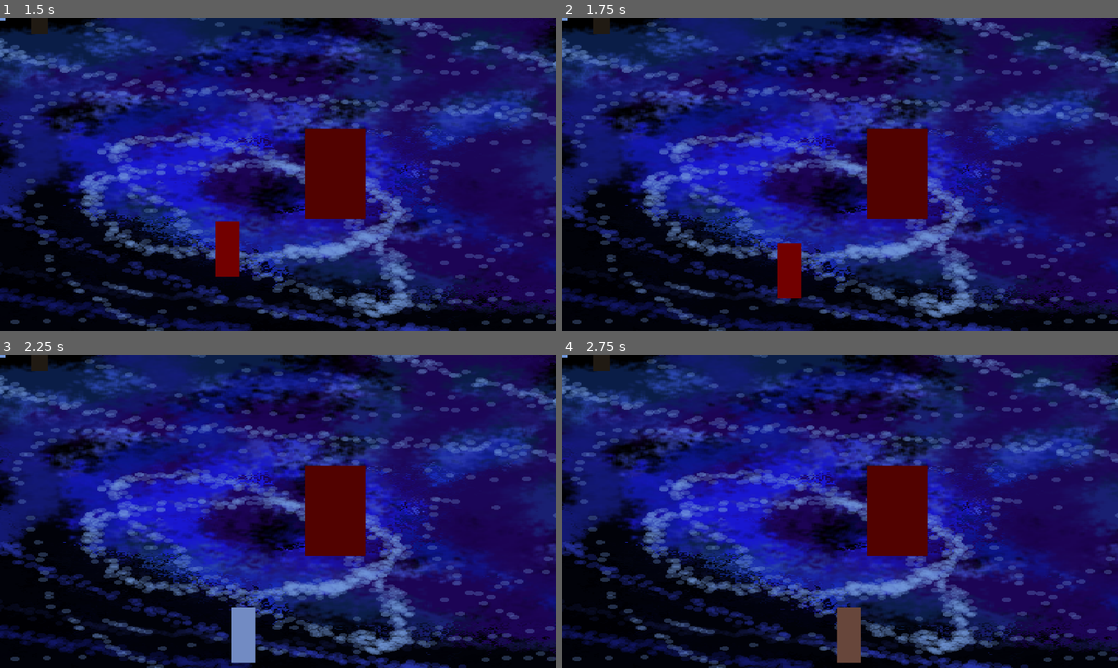
Above: before the commit, frames 1-4 (two rows, left to right).
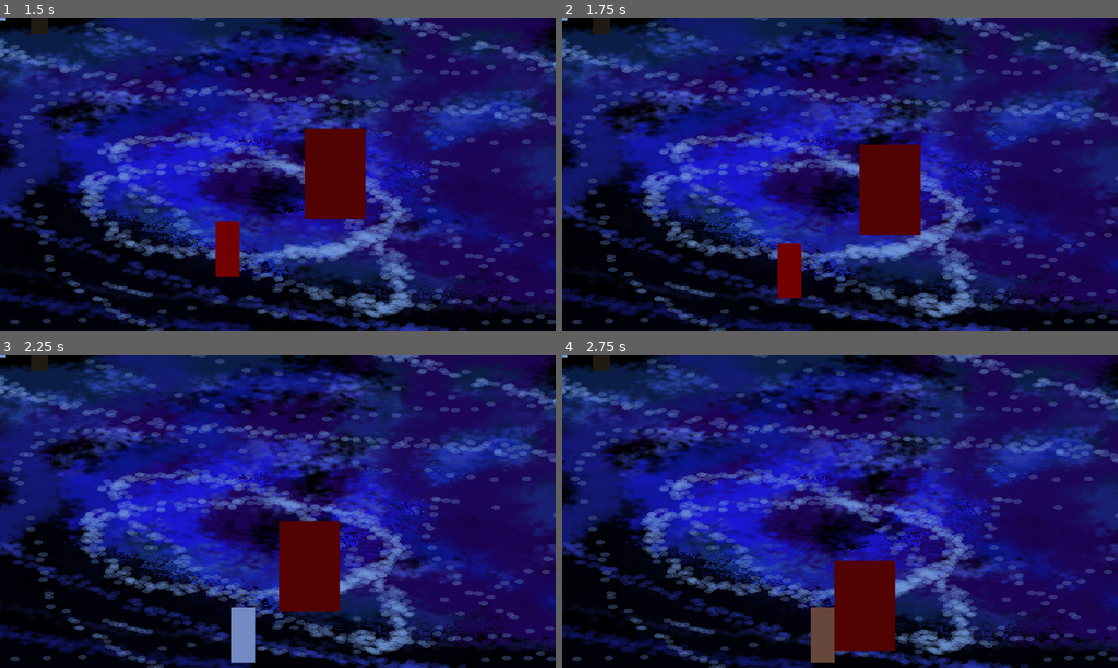
Above: after the commit, the same moments.

Repository: Lacottick/CtrlLacoJAM
Game: Godot game, scene res://scenes/levels/test_level.tscn
The game is run twice, just before and just after one commit, with the same random seed, the same clock (stepped at 60 frames per second) and the same inputs.
Inputs:
- Up to frame 1 (1.5 s): tap Enter at 0.5 s; hold D (right) 0.53-1.28 s; tap F (attack) at 0.6 s; hold S (down) from 1.28 s (still down); tap E (interact) at 1.35 s
- Up to frame 2 (1.75 s): keep holding S (down)
- Up to frame 3 (2.25 s): release S (down) at 2.03 s; hold D (right) from 2.03 s (still down); tap R (special) at 2.1 s
- Up to frame 4 (2.75 s): keep holding D (right)

Frame 1 is identical in both runs. In frame 2, 1.8% of the frame differs, in the area x 53-66%, y 35-70%; in frame 3, 4.9%; in frame 4, 7.2%, in the area x 44-66%, y 35-99%.

Commit message:
Maquina de Estados básica

Diff:
--- /dev/null
+++ b/actors/enemy/base_enemy.gd
@@ -0,0 +1,44 @@
+extends CharacterBody2D
+
+enum States {
+	Idle,
+	Move,
+}
+
+@onready var movement: MovementController = $MovementController
+@onready var idle_timer: Timer = $Timers/IdleTimer
+@onready var move_timer: Timer = $Timers/MoveTimer
+
+@export var min_idle_time: float = 1.0
+@export var max_idle_time: float = 3.0
+@export var min_move_time: float = 1.5
+@export var max_move_time: float = 4.0
+
+var current_state: States = States.Idle
+
+func _ready() -> void:
+	set_state(States.Idle)
+
+func set_state(new_state: States) -> void:
+	current_state = new_state
+	match current_state:
+		States.Idle:
+			movement.set_direction(Vector2.ZERO)
+			idle_timer.start(randf_range(min_idle_time, max_idle_time))
+			print("Inimigo: Parado")
+
+		States.Move:
+			var random_dir = get_random_direction()
+			movement.set_direction(random_dir)
+			move_timer.start(randf_range(min_move_time, max_move_time))
+			print("Inimigo: Movendo para ", random_dir)
+
+func get_random_direction() -> Vector2:
+	return Vector2(randf_range(-1, 1), randf_range(-1, 1)).normalized()
+
+func _on_idle_timer_timeout() -> void:
+	set_state(States.Move)
+
+
+func _on_move_timer_timeout() -> void:
+	set_state(States.Idle)
--- a/actors/enemy/base_enemy.tscn
+++ b/actors/enemy/base_enemy.tscn
@@ -1,7 +1,9 @@
 [gd_scene format=3 uid="uid://biyf886cs63in"]
 
 [ext_resource type="Script" uid="uid://clk34hyx5nmkm" path="res://controllers/hitbox_controller.gd" id="1_eh7bc"]
+[ext_resource type="Script" uid="uid://ct2o1tctg8p5t" path="res://actors/enemy/base_enemy.gd" id="1_lgqhs"]
 [ext_resource type="Script" uid="uid://ded1ed7hmw2h0" path="res://controllers/stats_controller.gd" id="2_4yj5u"]
+[ext_resource type="Script" uid="uid://dc4ufxni2j3t3" path="res://controllers/movement_controller.gd" id="3_v4dra"]
 
 [sub_resource type="CanvasTexture" id="CanvasTexture_nbmsi"]
 
@@ -12,6 +14,7 @@
 size = Vector2(140, 207)
 
 [node name="BaseEnemy" type="CharacterBody2D" unique_id=1379502764]
+script = ExtResource("1_lgqhs")
 
 [node name="Sprite2D2" type="Sprite2D" parent="." unique_id=1559259046]
 modulate = Color(0.7210613, 0.017191716, 5.7756904e-07, 1)
@@ -35,3 +38,19 @@
 script = ExtResource("2_4yj5u")
 max_health = 50.0
 metadata/_custom_type_script = "uid://ded1ed7hmw2h0"
+
+[node name="MovementController" type="Node" parent="." unique_id=681218822]
+script = ExtResource("3_v4dra")
+metadata/_custom_type_script = "uid://dc4ufxni2j3t3"
+
+[node name="Timers" type="Node" parent="." unique_id=1820793265]
+
+[node name="IdleTimer" type="Timer" parent="Timers" unique_id=1117926792]
+one_shot = true
+autostart = true
+
+[node name="MoveTimer" type="Timer" parent="Timers" unique_id=1550703987]
+one_shot = true
+
+[connection signal="timeout" from="Timers/IdleTimer" to="." method="_on_idle_timer_timeout"]
+[connection signal="timeout" from="Timers/MoveTimer" to="." method="_on_move_timer_timeout"]
Not shown, added: actors/enemy/base_enemy.gd.uid
